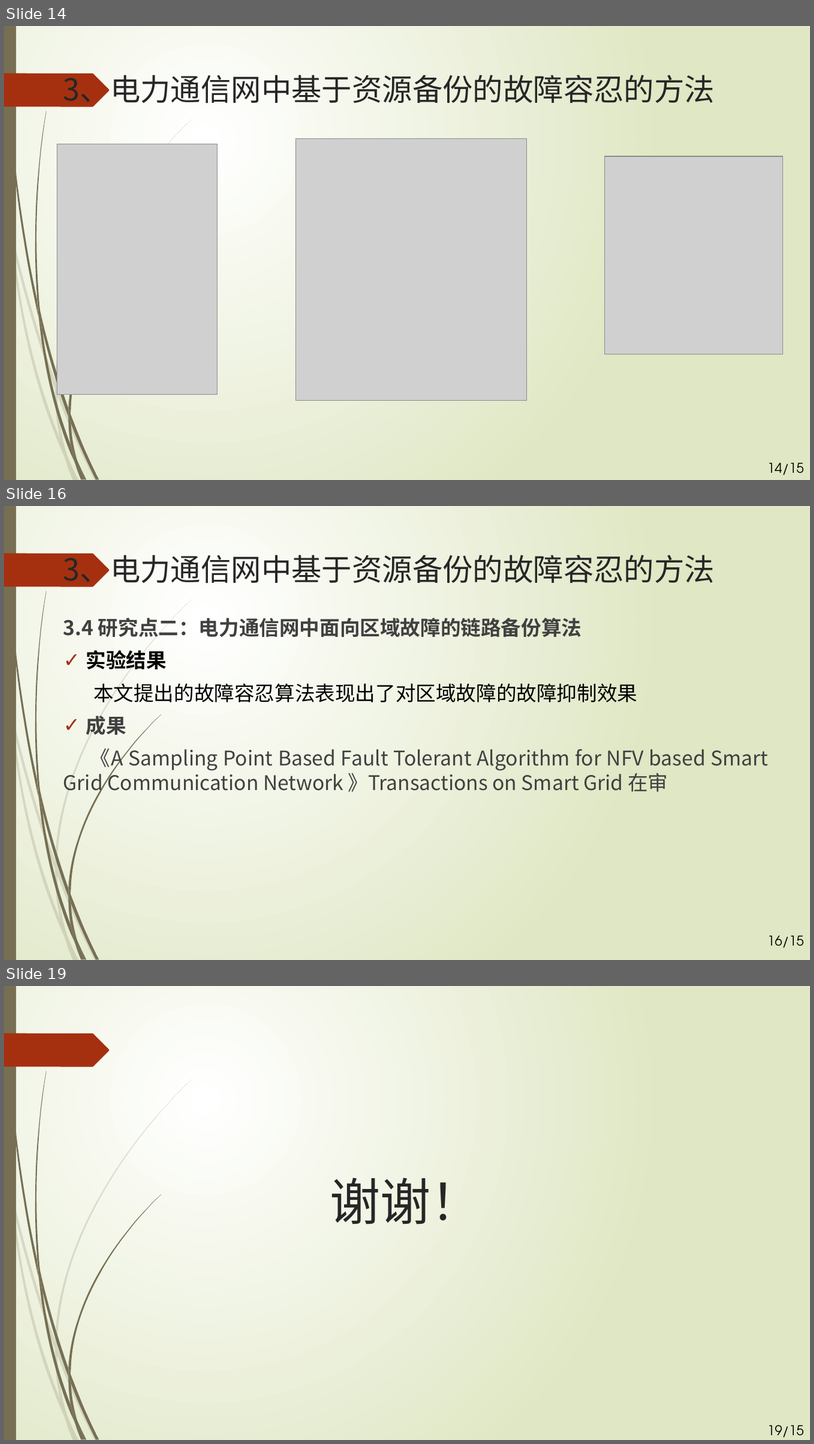
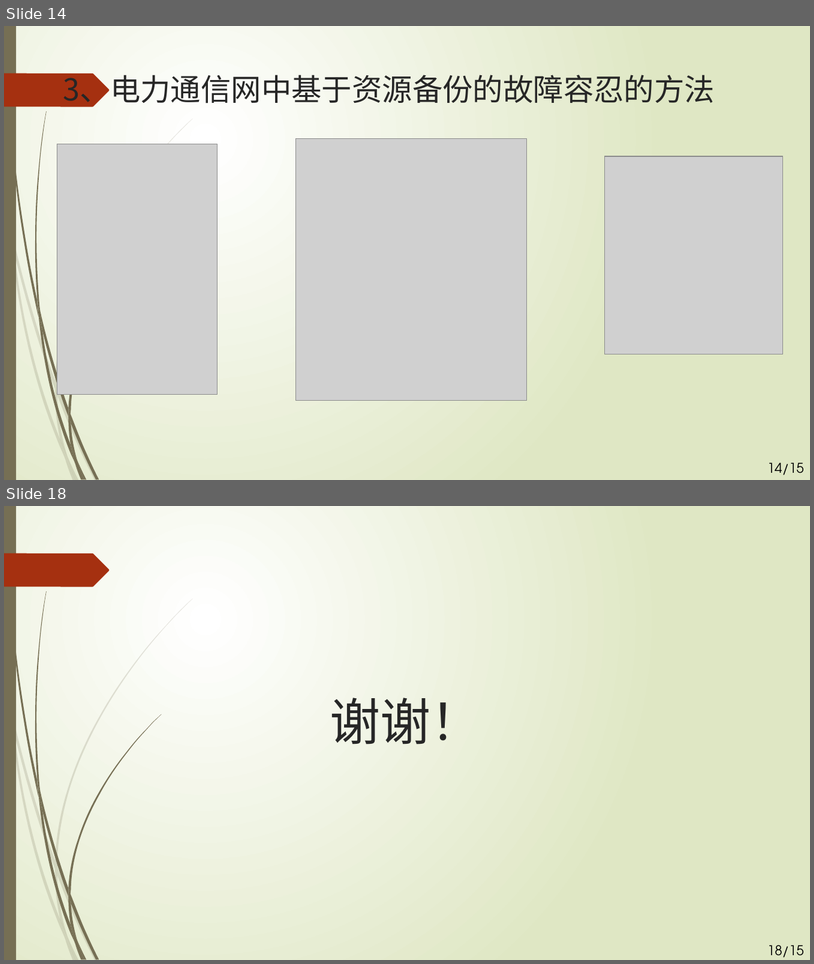
Before and after one commit to weiwensangsang/academic_v4, a slide deck: 2016111417_夏震_答辩PPT.pptx. Shown one above the other, each under a label of ours: slides 14, 16 and 19 before the commit, slides 14 and 18 after it; the slides between them are not shown. The pictures are 814x1444 and 814x964 pixels, drawn with LibreOffice and Linux fonts; fonts in the diff are those of the drawing; grey boxes stand for pictures. Boxes give left, top, right and bottom in pixels: in the first picture for what was removed or moved away, otherwise in the second. Text is boxed around its words. In the diff, an @@ line names an element or a change of style, - is before the commit and + after.

```diff
--- a/2016111417_夏震_答辩PPT.pptx
+++ b/2016111417_夏震_答辩PPT.pptx
@@ slide 16 removed at (x1=4, y1=506, x2=810, y2=960), background gradient #FFFFFF to #DFE8C4; not listed: 24 template elements that a slide beside it also shows @@
@@ title removed at (x1=63, y1=553, x2=715, y2=588) @@
-3、电力通信网中基于资源备份的故障容忍的方法
@@ text removed at (x1=63, y1=618, x2=768, y2=795) @@
-3.4 研究点二：电力通信网中面向区域故障的链路备份算法
-✓ 实验结果
-本文提出的故障容忍算法表现出了对区域故障的故障抑制效果
-✓ 成果
-《A Sampling Point Based Fault Tolerant Algorithm for NFV based Smart Grid Communication Network 》Transactions on Smart Grid 在审
@@ page number removed at (x1=768, y1=935, x2=804, y2=948) @@
-16/15
@@ what was slide 19 is now slide 18 @@
@@ page number at (x1=768, y1=945, x2=804, y2=957): text changed @@
-19/15
+18/15
```
Also in this commit, not shown: 4 slides changed.
